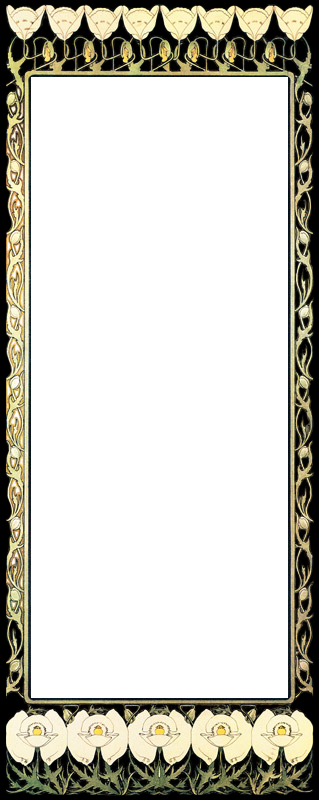
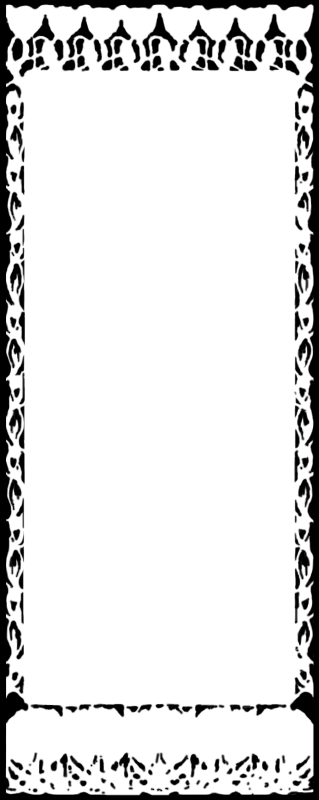
Before/after of a w=319, h=800 layered artwork. What changed in the layer stack:
painted on "Layer 2" over bbox(5, 84, 26, 625)
showed "Layer 3" over bbox(5, 3, 319, 796)
